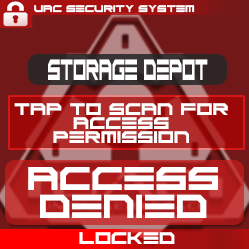
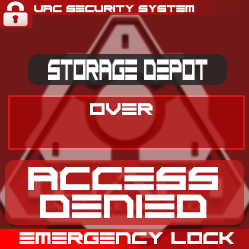
Comparing the layer stacks of the two 249×249 images. Changes:
renamed "TAP TO SCAN FOR ACCESS PERMISSION" to "OVER", painted on it over box(14, 103, 228, 143)
renamed "LOCKED" to "EMERGENCY LOCK", painted on it over box(19, 232, 234, 244)
